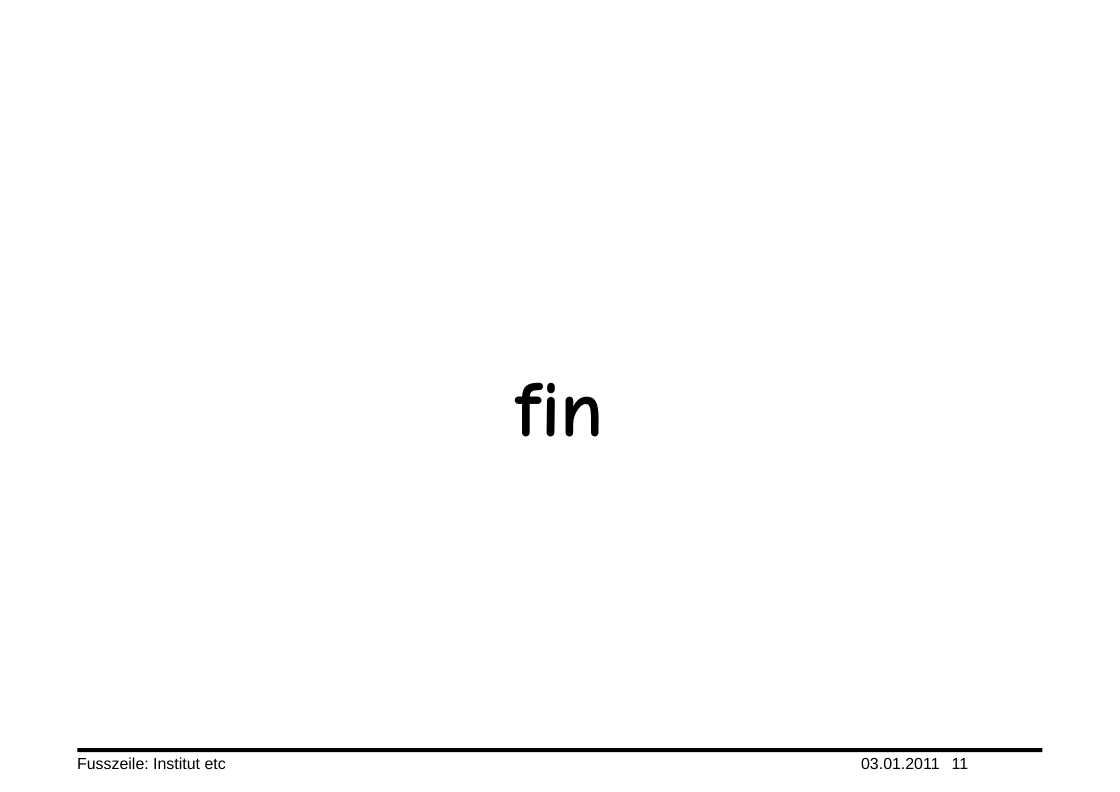
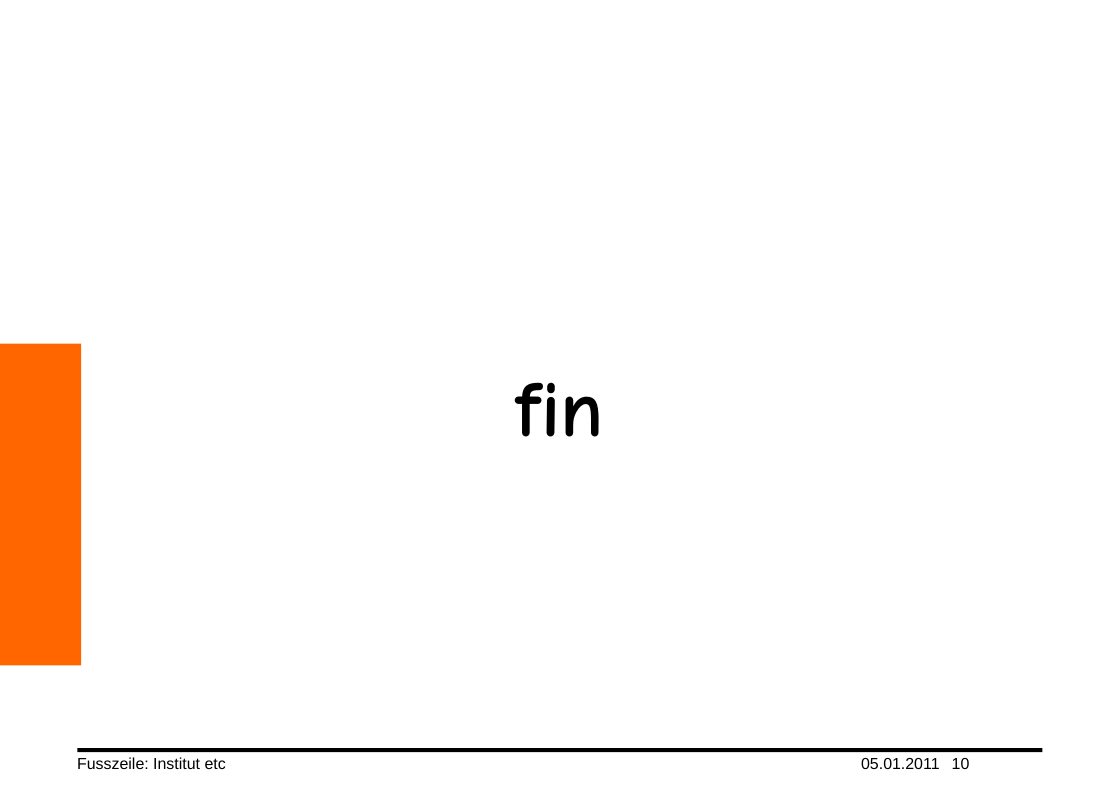
Before and after one commit to yuai/newtonscheaxiom, a slide deck: slide 10 of wiki/truong_xander.pptx (slide 11 before the commit). Drawn at 1120x792 pixels with LibreOffice and Linux fonts; fonts in the diff are those of the drawing; background and template pictures are left out. Boxes give left, top, right and bottom in pixels: in the first picture for what was removed or moved away, otherwise in the second. Text is boxed around its words. In the diff, an @@ line names an element or a change of style, - is before the commit and + after.

```diff
--- a/wiki/truong_xander.pptx
+++ b/wiki/truong_xander.pptx
@@ rectangle added at (x1=0, y1=344, x2=81, y2=666), fill #FF6600 @@
@@ text at (x1=861, y1=758, x2=940, y2=769): text changed @@
-03.01.2011
+05.01.2011
@@ page number at (x1=952, y1=758, x2=970, y2=769): text changed @@
-11
+10
```
Also in this commit, not shown: 9 other slides changed, 1 slide removed.
